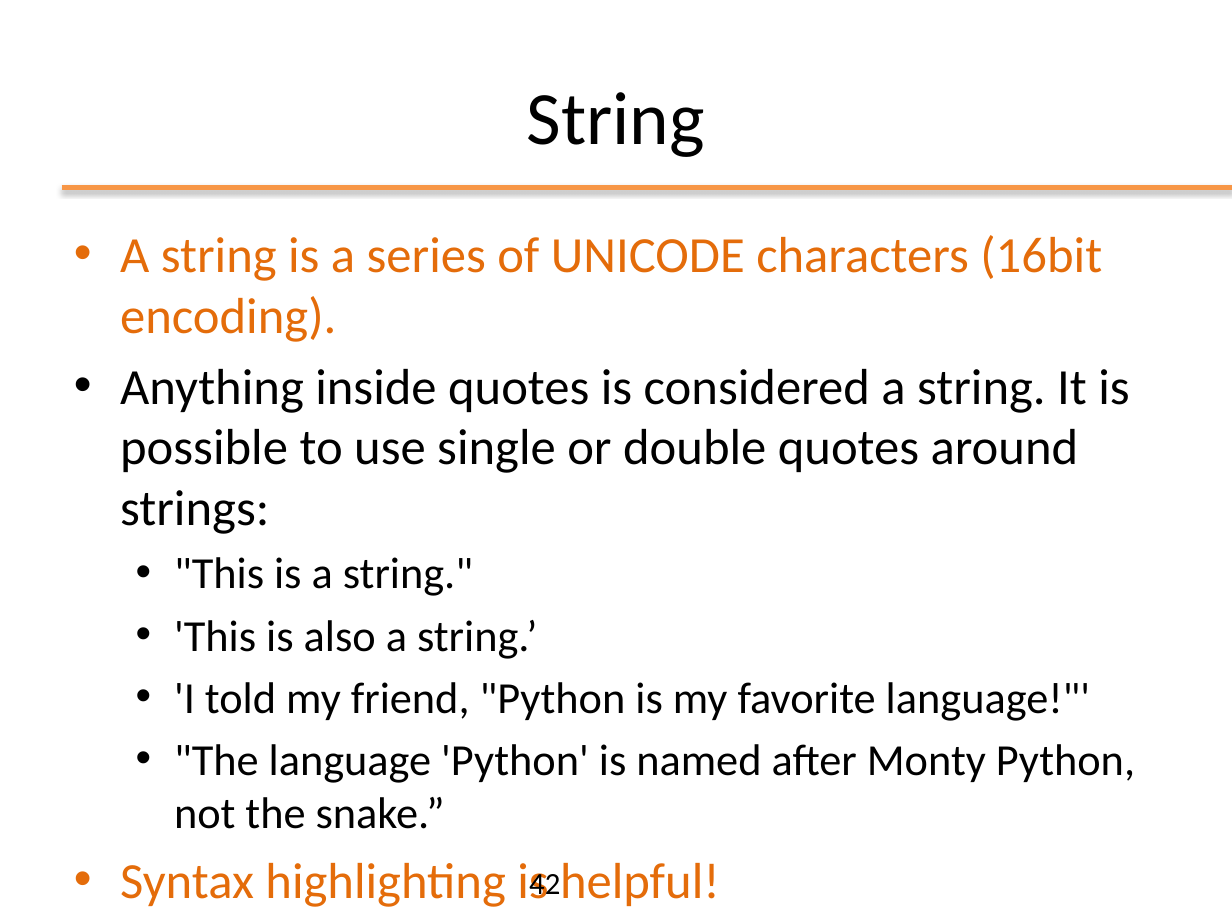
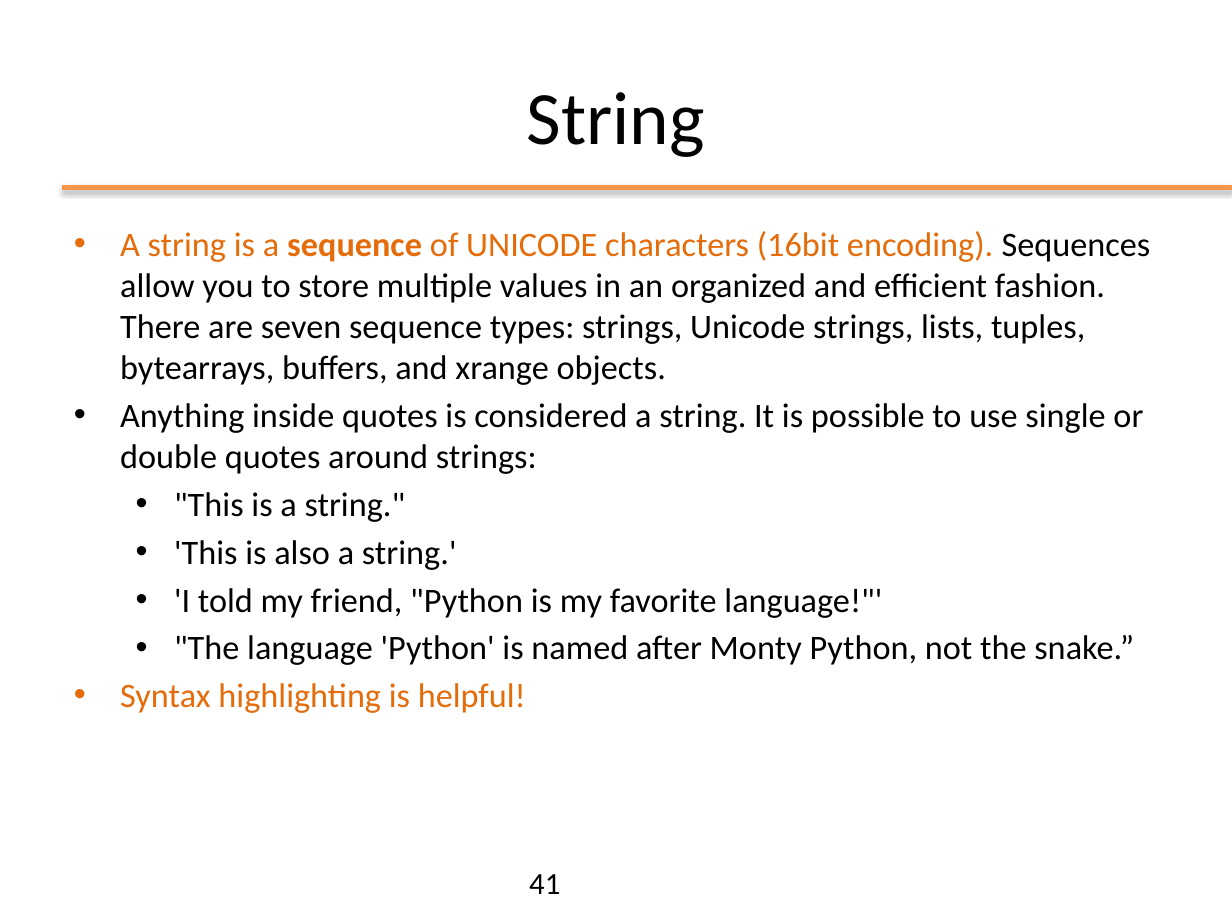
Before and after one commit to nbicocchi/ooprogramming, a slide deck: slide 41 of slides/python/ppt/01 - Python Basics.pptx (slide 42 before the commit). Drawn at 1232x924 pixels with LibreOffice and Linux fonts; fonts in the diff are those of the drawing. Boxes give left, top, right and bottom in pixels: in the first picture for what was removed or moved away, otherwise in the second. Text is boxed around its words. In the diff, an @@ line names an element or a change of style, - is before the commit and + after.

```diff
--- a/slides/python/ppt/01 - Python Basics.pptx
+++ b/slides/python/ppt/01 - Python Basics.pptx
@@ text at (120,231,1151,385): text changed; size 29.6 to 20 pt; text colour #E46C0A to #000000 @@
-• A string is a series of UNICODE characters (16bit encoding).
+• A string is a sequence of UNICODE characters (16bit encoding). Sequences allow you to store multiple values in an organized and efficient fashion. There are seven sequence types: strings, Unicode strings, lists, tuples, bytearrays, buffers, and xrange objects.
@@ text at (120,403,1143,713): size 29.6 to 20 pt in "Anything inside quotes is considered a string. ...", "Syntax highlighting is helpful!"; size 25.9 to 20 pt in ""This is a string."", "'I told my friend, "Python is my ...", ""The language 'Python' is named after Monty ..."; less space between paragraphs @@
@@ text at (174,540,457,570): text changed; size 25.9 to 20 pt @@
-  • 'This is also a string.’
+  • 'This is also a string.'
@@ page number at (529,874,560,894): text changed @@
-42
+41
```
Also in this commit, not shown: 23 other slides changed, 2 slides added, 1 slide removed, 1 other file.
